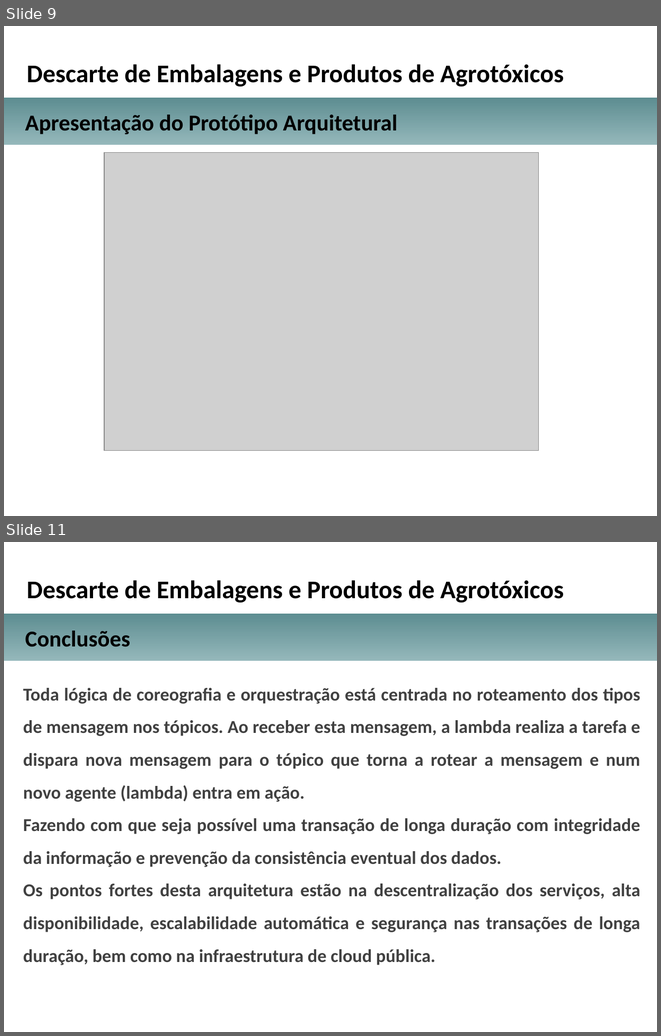
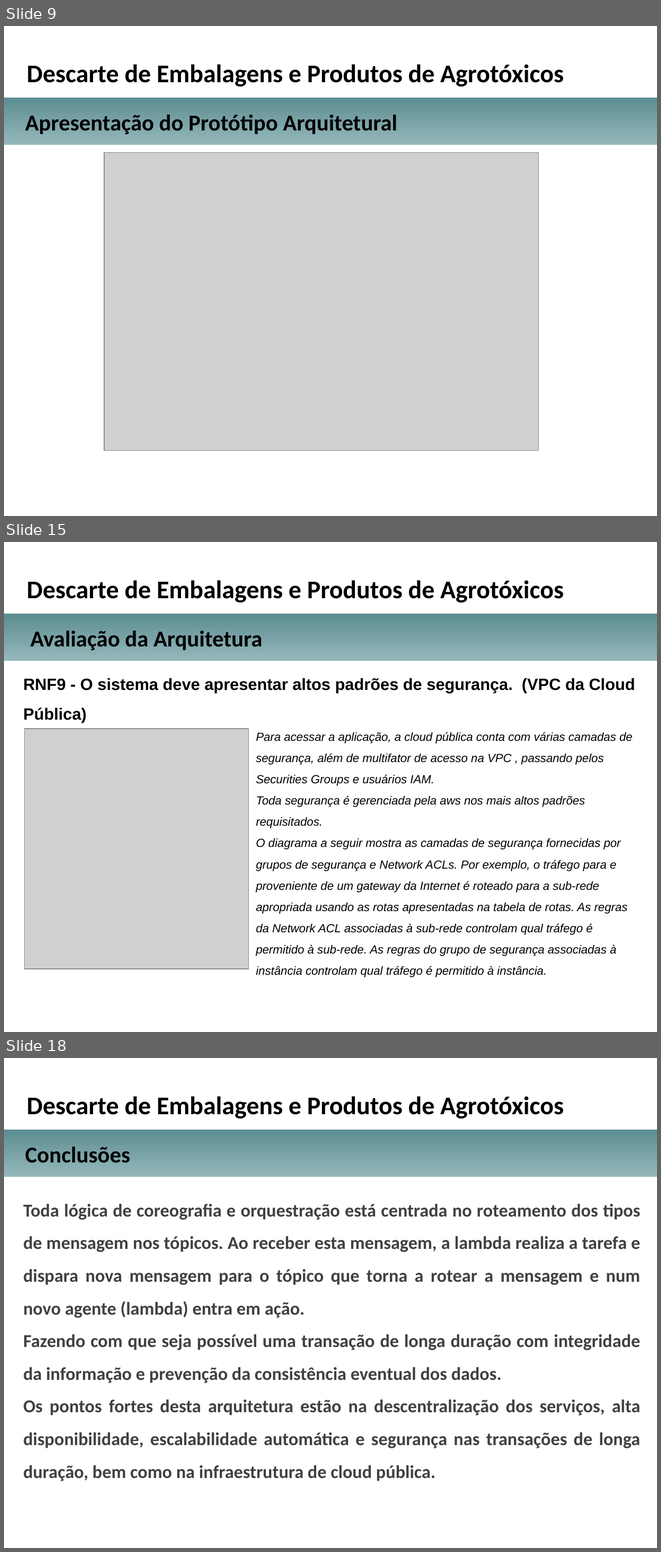
Before and after one commit to michellerodrigues/AgendamentoLambda, a slide deck: docs_tcc/apresentacao_projeto_arquitetural_TCC.pptx. Shown one above the other, each under a label of ours: slides 9 and 11 before the commit, slides 9, 15 and 18 after it; the slides between them are not shown. The pictures are 661x1036 and 661x1552 pixels, drawn with LibreOffice and Linux fonts; fonts in the diff are those of the drawing; grey boxes stand for pictures; background and template pictures are left out. Boxes give left, top, right and bottom in pixels: in the first picture for what was removed or moved away, otherwise in the second. Text is boxed around its words. In the diff, an @@ line names an element or a change of style, - is before the commit and + after.

```diff
--- a/docs_tcc/apresentacao_projeto_arquitetural_TCC.pptx
+++ b/docs_tcc/apresentacao_projeto_arquitetural_TCC.pptx
@@ slide 15 added at (4,542,657,1032), background picture (left out) @@
@@ text added at (27,580,564,602), 28 pt, text #000000, bold @@
+Descarte de Embalagens e Produtos de Agrotóxicos
@@ rectangle added at (4,614,657,661), fill gradient #95B8BB to #5D8D91 @@
@@ text added at (30,631,262,650), 25 pt, text #000000, bold @@
+Avaliação da Arquitetura
@@ text added at (23,678,635,722), 18 pt, text #000000, bold @@
+RNF9 - O sistema deve apresentar altos padrões de segurança. (VPC da Cloud Pública)
@@ picture added at (24,729,248,969) @@
@@ text added at (256,732,633,956), 13 pt, text #000000, italic @@
+Para acessar a aplicação, a cloud pública conta com várias camadas de segurança, além de multifator de acesso na VPC , passando pelos Securities Groups e usuários IAM.
+Toda segurança é gerenciada pela aws nos mais altos padrões requisitados.
+O diagrama a seguir mostra as camadas de segurança fornecidas por grupos de segurança e Network ACLs. Por exemplo, o tráfego para e proveniente de um gateway da Internet é roteado para a sub-rede apropriada usando as rotas apresentadas na tabela de rotas. As regras da Network ACL associadas à sub-rede controlam qual tráfego é permitido à sub-rede. As regras do grupo de segurança associadas à instância controlam qual tráfego é permitido à instância.
@@ what was slide 11 is now slide 18 @@
```
Also in this commit, not shown: 3 slides changed, 6 other slides added, 2 other files.
